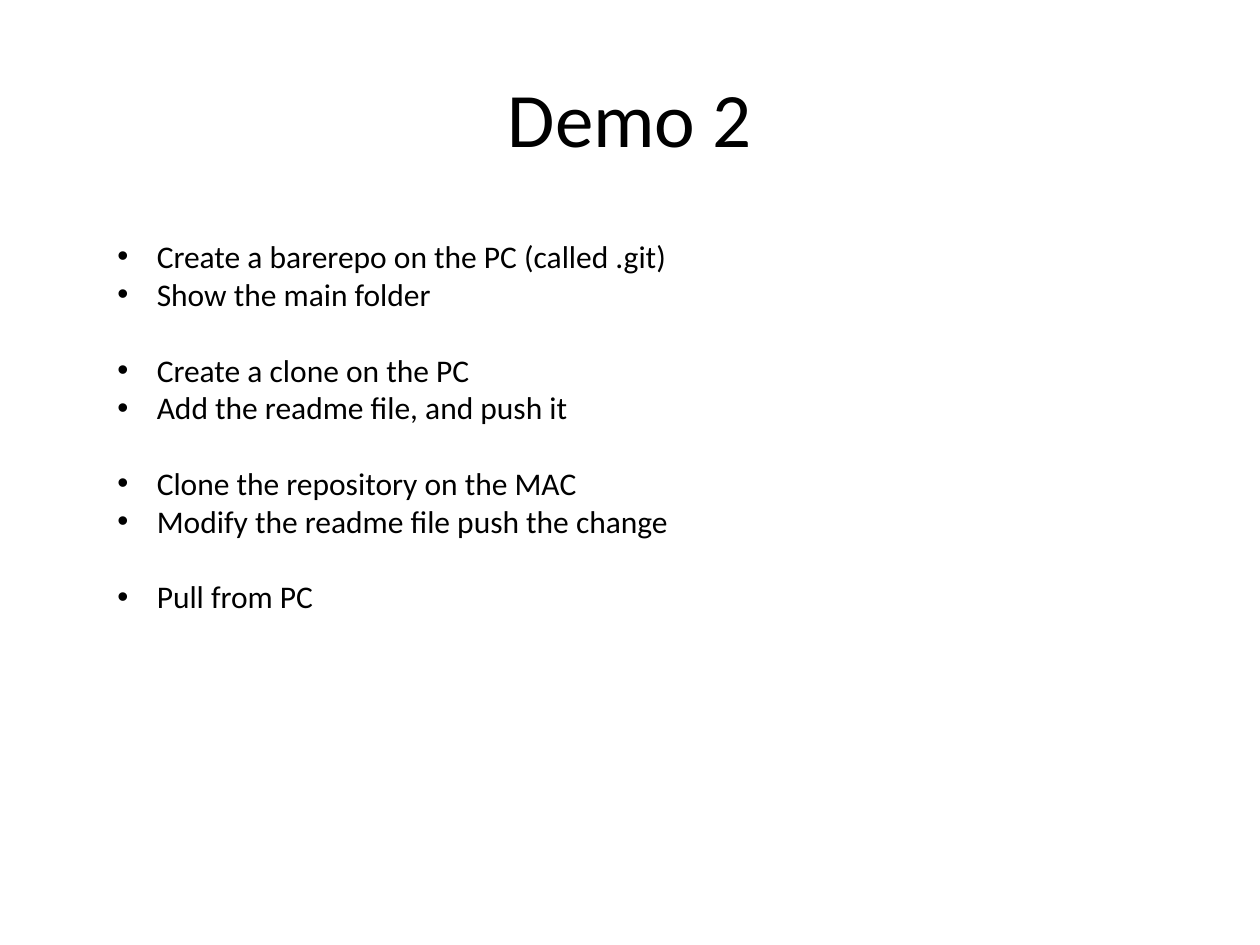
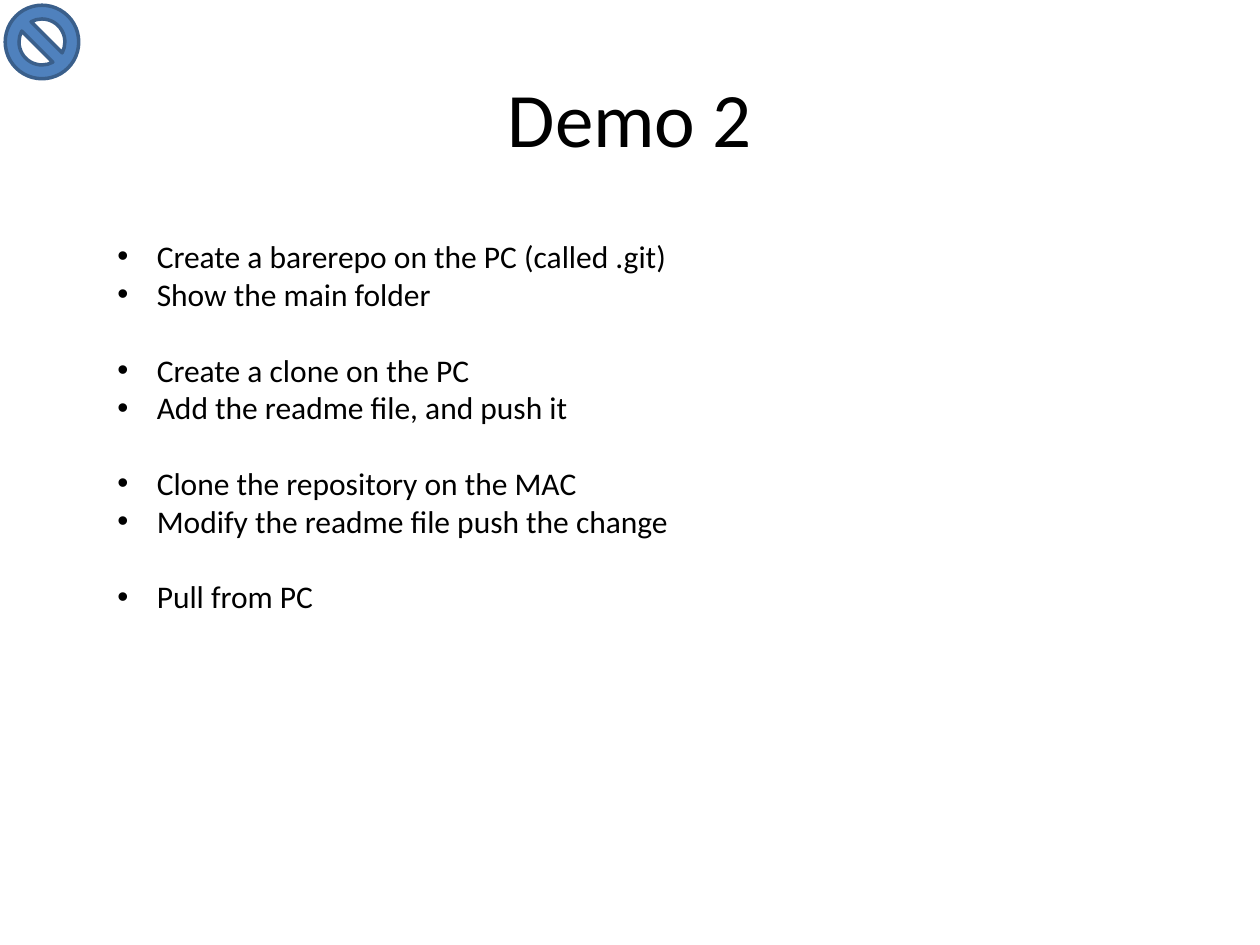
Before and after one commit to adrien59cadri/git_presentation, a slide deck: slide 8 of powerpoint/Nouveau Microsoft PowerPoint Presentation.pptx. Drawn at 1260x945 pixels with LibreOffice and Linux fonts; fonts in the diff are those of the drawing. Boxes give left, top, right and bottom in pixels: in the first picture for what was removed or moved away, otherwise in the second. Text is boxed around its words. In the diff, an @@ line names an element or a change of style, - is before the commit and + after.

Commit message:
changes

```diff
--- a/powerpoint/Nouveau Microsoft PowerPoint Presentation.pptx
+++ b/powerpoint/Nouveau Microsoft PowerPoint Presentation.pptx
@@ no-entry sign added at (5, 5, 78, 78), fill #4F81BD, outline #3A5F8C 2 pt @@
```
Also in this commit, not shown: 1 other slide changed.
